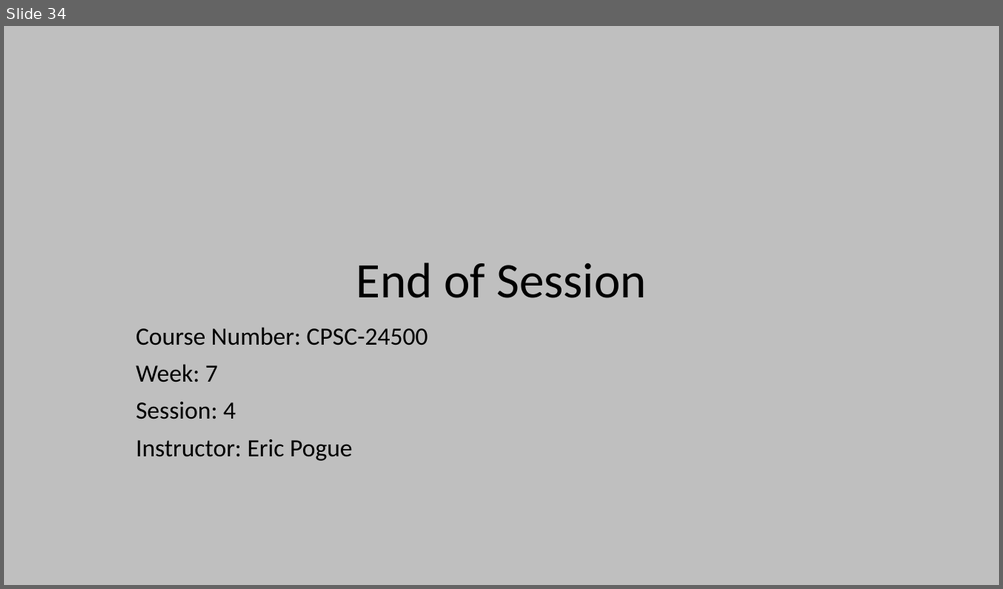
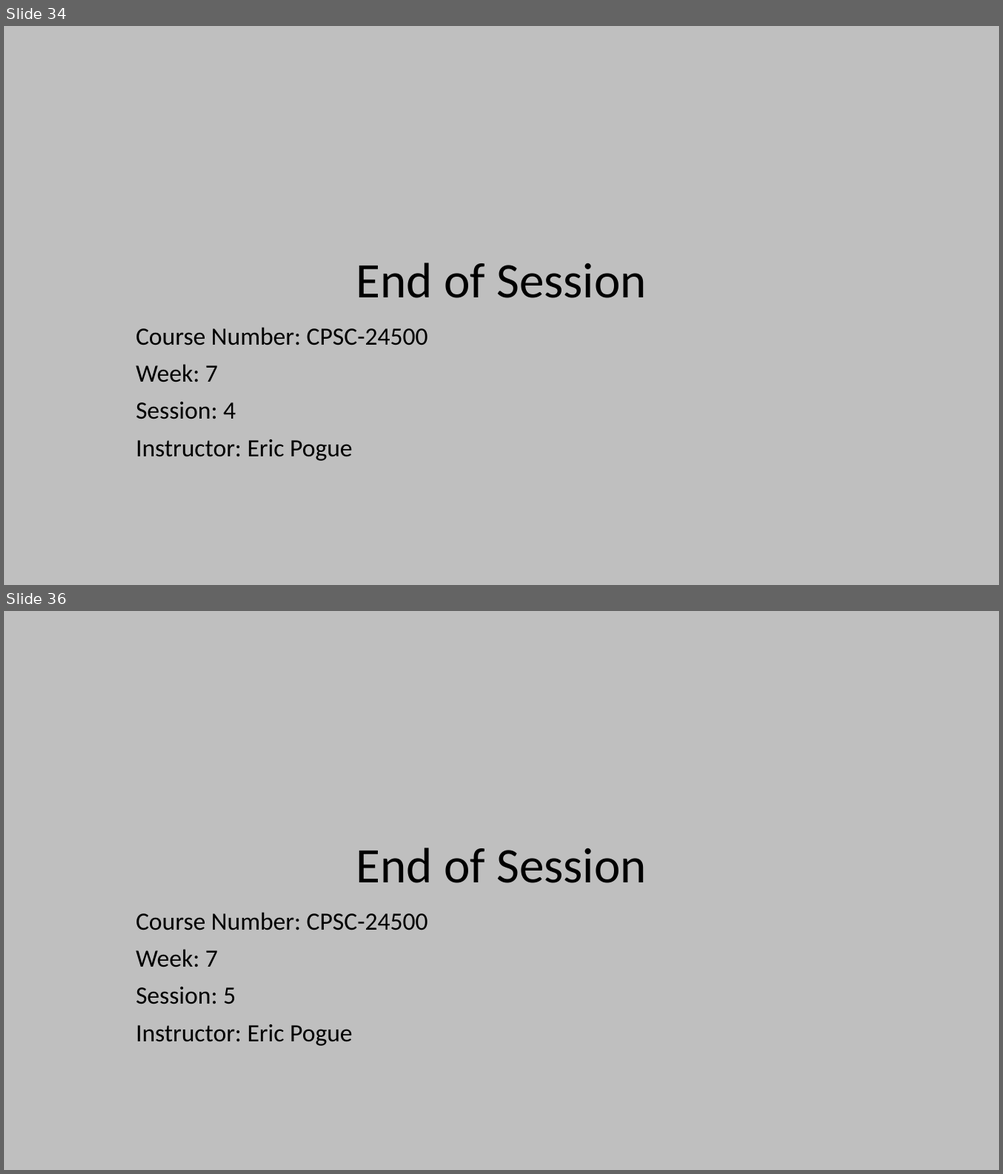
Before and after one commit to EricJPogue/www-epogue-info, a slide deck: CPSC-24500/Week07/2017SpringW07Slides.pptx. Shown one above the other, each under a label of ours: slide 34 before the commit, slides 34 and 36 after it; the slides between them are not shown. The pictures are 1003x589 and 1003x1174 pixels, drawn with LibreOffice and Linux fonts; fonts in the diff are those of the drawing. Boxes give left, top, right and bottom in pixels: in the first picture for what was removed or moved away, otherwise in the second. Text is boxed around its words. In the diff, an @@ line names an element or a change of style, - is before the commit and + after.

```diff
--- a/CPSC-24500/Week07/2017SpringW07Slides.pptx
+++ b/CPSC-24500/Week07/2017SpringW07Slides.pptx
@@ slide 36 added at [4, 611, 999, 1170], background #BFBFBF @@
@@ title added at [356, 848, 646, 883], 48 pt, text #000000 @@
+End of Session
@@ subtitle added at [136, 912, 428, 1046], 24 pt, text #000000 @@
+Course Number: CPSC-24500
+Week: 7
+Session: 5
+Instructor: Eric Pogue
```
Also in this commit, not shown: 1 other slide added, 3 other files.
